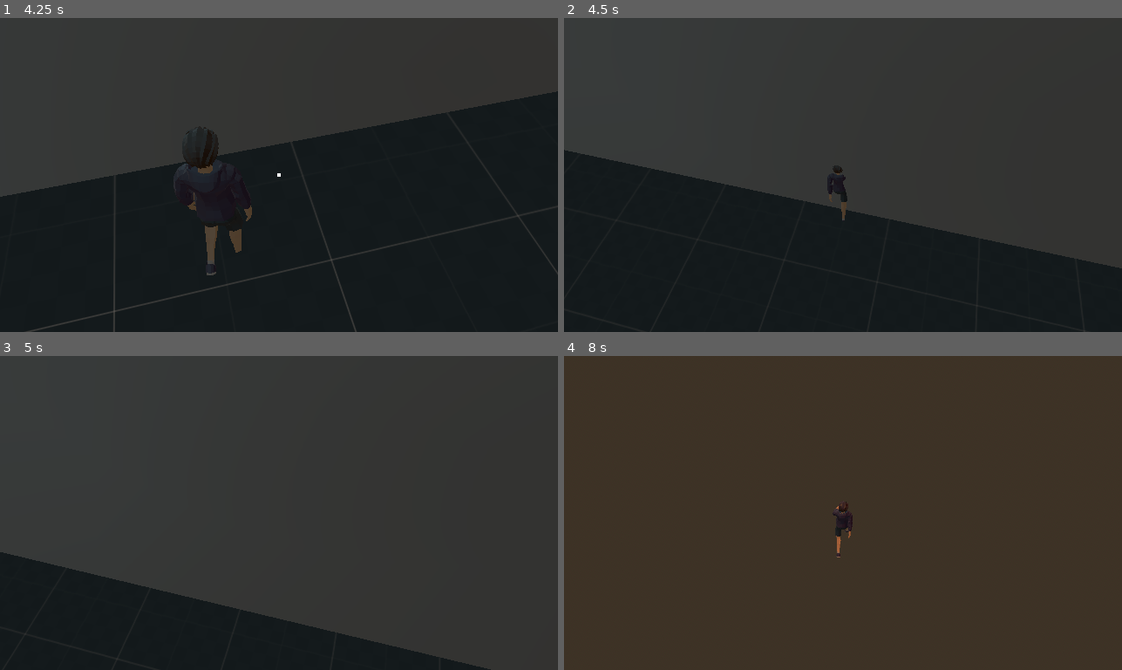
Above: before the commit, frames 1-4 (two rows, left to right).
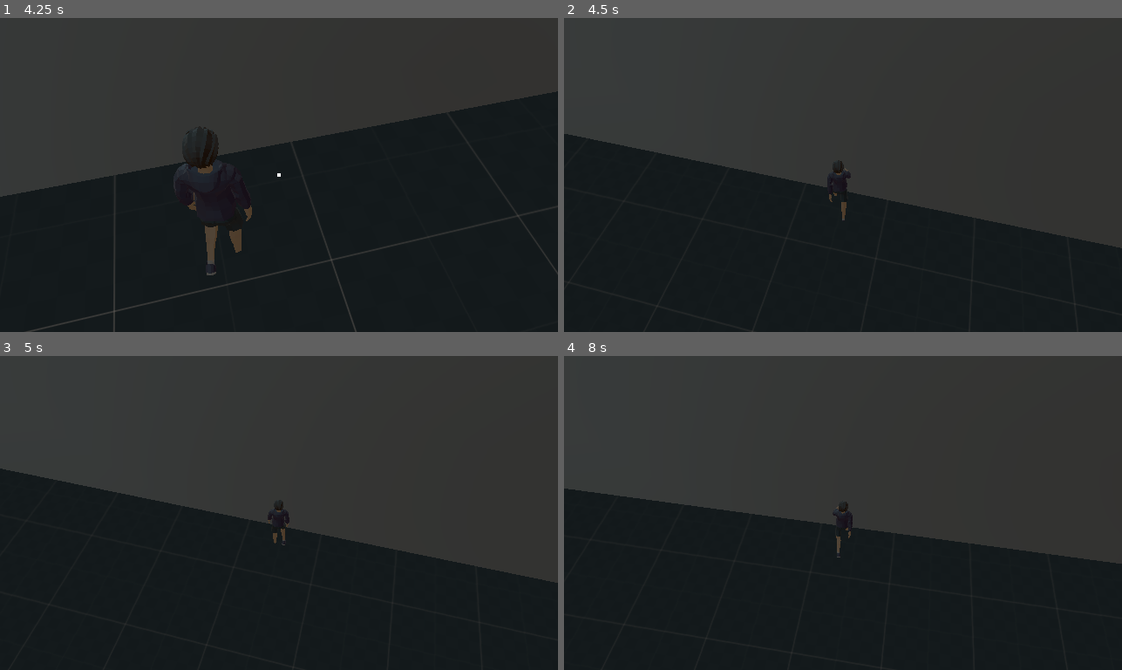
Above: after the commit, the same moments.

Repository: ThomasAstete/prototipo-juego
Game: Godot game, scene res://Scenes/world_prototype.tscn
Two runs of this game, one before a commit and one after it. Both use one fixed random seed, a clock stepped at 60 frames per second and the inputs below.
Inputs (mouse positions are in pixels of both pictures, inside the frame that each line leads up to):
- Up to frame 1 (4.25 s): move the mouse to (306, 175) at 0.52 s; hold Right mouse button (aim) 0.53-1.28 s; hold Up (ui_up) from 0.53 s (still down); move the mouse to (251, 175) at 1.27 s; tap E (interact) at 1.35, 2.85 s; move the mouse to (290, 168) at 2.02 s; hold Right mouse button (aim) 2.03-2.78 s; move the mouse to (273, 181) at 2.77 s; move the mouse to (323, 178) at 3.52 s; hold Right mouse button (aim) from 3.53 s (still down)
- Up to frame 2 (4.5 s): keep holding Up (ui_up); move the mouse to (798, 171) at 4.27 s; release Right mouse button (aim) at 4.28 s; tap E (interact) at 4.35 s
- Up to frame 3 (5 s): keep holding Up (ui_up)
- Up to frame 4 (8 s): move the mouse to (848, 513) at 5.02 s; hold Right mouse button (aim) 5.03-5.78 s; move the mouse to (820, 506) at 5.77 s; release Up (ui_up) at 5.78 s; hold Right (ui_right) 5.78-6.53 s; tap E (interact) at 5.85, 7.35 s; move the mouse to (870, 513) at 6.52 s; hold Right mouse button (aim) 6.53-7.28 s; hold Up (ui_up) from 6.53 s (still down); move the mouse to (815, 513) at 7.27 s

Frame 1 is identical in both runs. In frame 2, 5.8% of the frame differs, in the area x 0-100%, y 36-100%; in frame 3, 29%; in frame 4, 46%, in the area x 0-100%, y 42-100%.

Commit message:
correcciones

Diff:
--- a/Scenes/player.tscn
+++ b/Scenes/player.tscn
@@ -33,7 +33,7 @@
 
 [node name="RayCast3D" type="RayCast3D" parent="CameraPivot/SpringArm3D/Camera3D"]
 target_position = Vector3(0, 0, -100)
-collision_mask = 9
+collision_mask = 17
 
 [node name="Casual_Hoodie" parent="." instance=ExtResource("1_v0iea")]
 
--- a/Scenes/world_prototype.tscn
+++ b/Scenes/world_prototype.tscn
@@ -34,6 +34,7 @@
 transform = Transform3D(1, 0, 0, 0, 1, 0, 0, 0, 1, 0, 1.5, 0)
 
 [node name="CSGCombiner3D" type="CSGCombiner3D" parent="."]
+use_collision = true
 
 [node name="CSGBox3D" type="CSGBox3D" parent="CSGCombiner3D"]
 size = Vector3(40, 40, 40)
